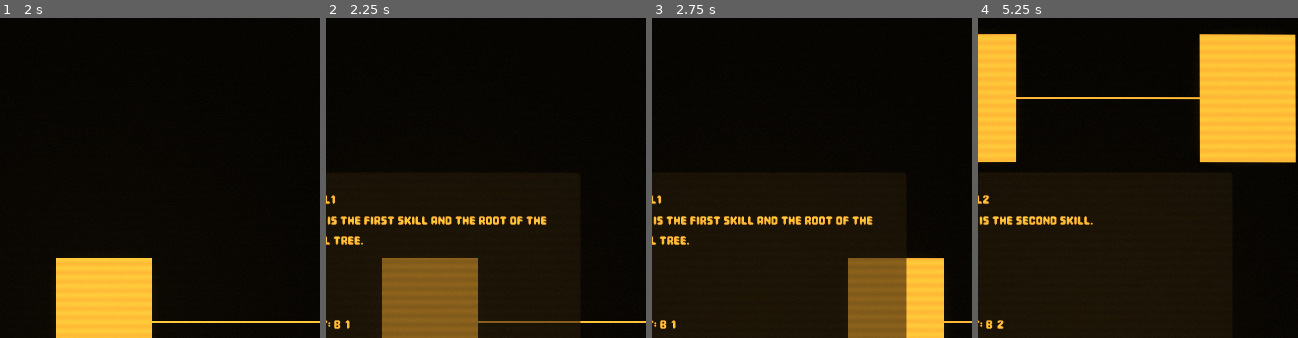
Above: before the commit, frames 1-4 (left to right).
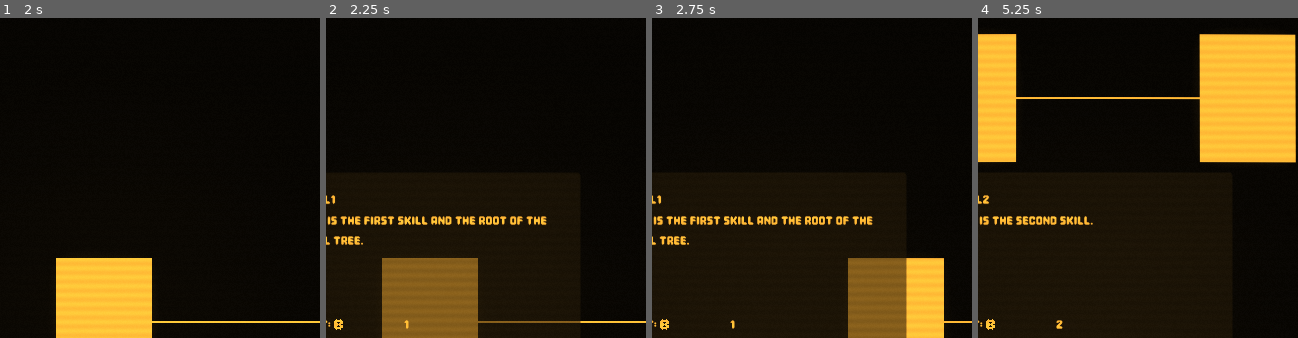
Above: after the commit, the same moments.

Repository: skain/incremental-outpost
Game: Godot game, scene res://scenes/main/main.tscn
Two runs of this game, one before a commit and one after it. Both use one fixed random seed, a clock stepped at 60 frames per second and the inputs below.
Inputs (mouse positions are % of the whole screen's width and height, from its top left):
- Up to frame 1 (2 s): tap Enter (start_game) at 0.5 s; move the mouse to (72, 45) at 0.52 s; hold Right (fire_right) 0.53-1.25 s; hold Enter (start_game) 0.53-1.25 s; click (72, 45) at 0.67 s; click "Upgrade" at 1.25 s
- Up to frame 2 (2.25 s): tap Enter (start_game) at 2 s; drag from (50, 50) to (94, 50) at 2.02 s
- Up to frame 3 (2.75 s): no input
- Up to frame 4 (5.25 s): click "Buy" at 2.75 s; tap Enter (start_game) at 3.5, 5 s; move the mouse to (60, 28) at 3.52 s; hold Right (fire_right) 3.53-4.25 s; hold Enter (start_game) 3.53-4.25 s; drag from (45, 70) to (20, 35) at 4.27 s; drag from (91, 15) to (47, 15) at 5.02 s
The pictures show only the part of the screen within x 34-84%, y 2-52%; the shares and areas given below are measured in that part.

Frame 1 is identical in both runs. In frame 2, 0.1% of the frame differs, in the area x 2-26%, y 94-98%; in frame 3, 0.1%; in frame 4, 0.2%, in the area x 2-27%, y 94-98%.

Commit message:
trying to get bucks symbol to look good.

Diff:
--- a/scenes/crt/crt_panel/crt_panel.tscn
+++ b/scenes/crt/crt_panel/crt_panel.tscn
@@ -196,9 +196,13 @@
 [node name="HBoxContainer2" type="HBoxContainer" parent="SkillTreeNodes/SkillTreeUI/SkillNodeInfoContainer/Panel/MarginContainer/VBoxContainer" unique_id=772087296]
 layout_mode = 2
 
-[node name="Label" type="Label" parent="SkillTreeNodes/SkillTreeUI/SkillNodeInfoContainer/Panel/MarginContainer/VBoxContainer/HBoxContainer2" unique_id=394965368]
-layout_mode = 2
-text = "Cost: B"
+[node name="RichTextLabel" type="RichTextLabel" parent="SkillTreeNodes/SkillTreeUI/SkillNodeInfoContainer/Panel/MarginContainer/VBoxContainer/HBoxContainer2" unique_id=1553047799]
+custom_minimum_size = Vector2(100, 0)
+layout_mode = 2
+bbcode_enabled = true
+text = "Cost: [img=bottom,baseline,9x11]res://assets/BucksSymbol.png[/img]"
+fit_content = true
+autowrap_mode = 0
 
 [node name="SkillCostLabel" type="Label" parent="SkillTreeNodes/SkillTreeUI/SkillNodeInfoContainer/Panel/MarginContainer/VBoxContainer/HBoxContainer2" unique_id=2135503754]
 unique_name_in_owner = true
Not shown, added: assets/BucksSymbol.png.import
